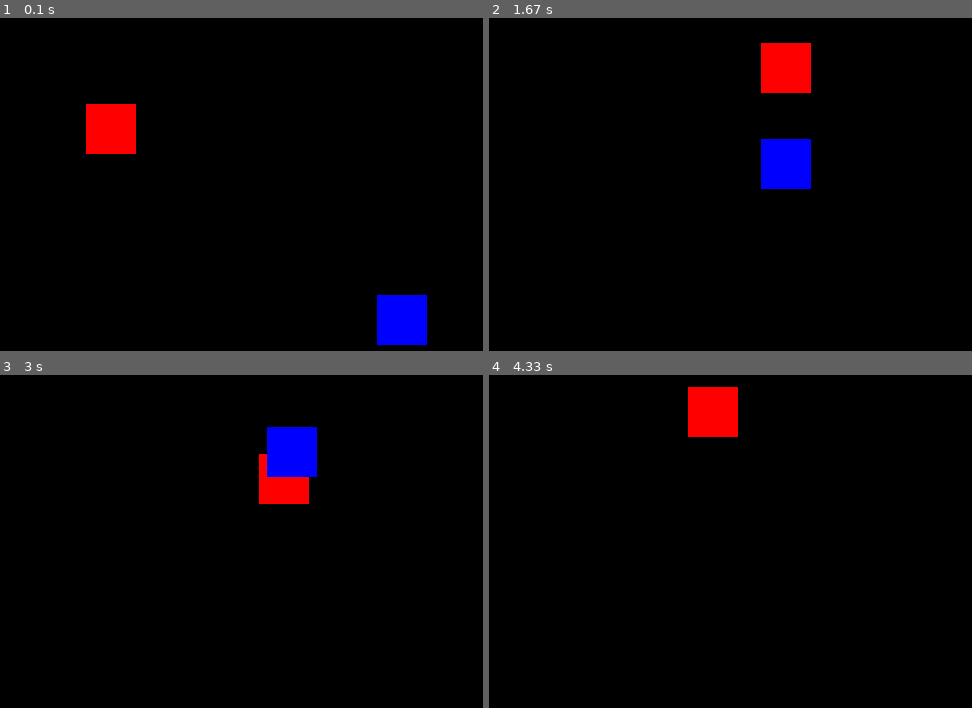
Above: before the commit, frames 1-4 (two rows, left to right).
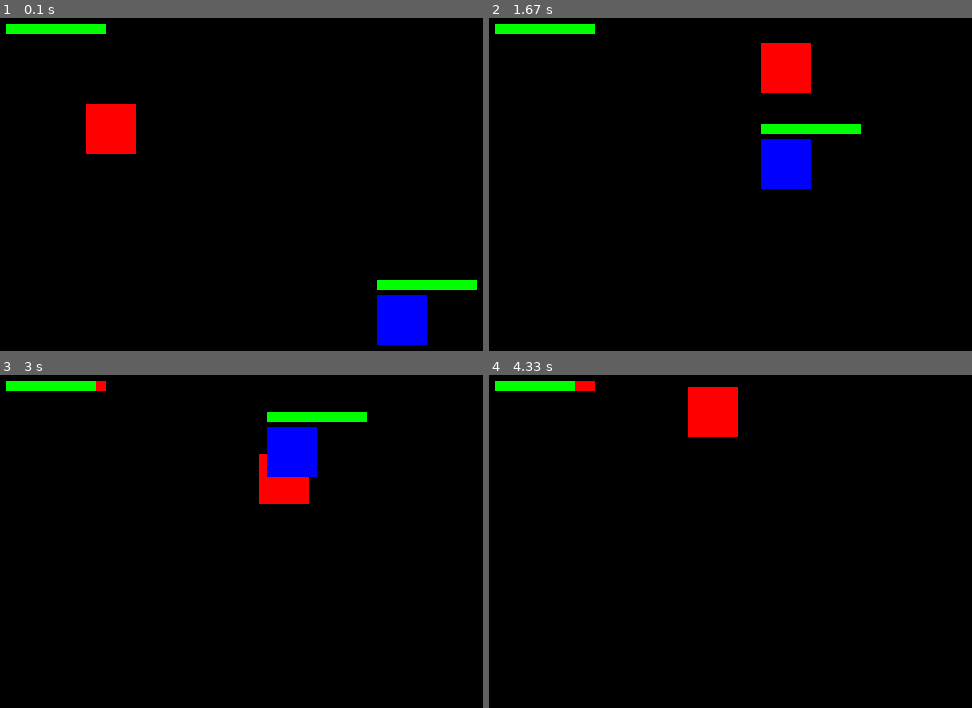
Above: after the commit, the same moments.

Repository: ludovic-laloux/rpg-project
Game: pygame game, started from pygame-rpg/main.py
Two runs of this game, one before a commit and one after it. Both use one fixed random seed, a clock stepped at 60 frames per second and the inputs below.
Inputs:
- Up to frame 1 (0.1 s): no input
- Up to frame 2 (1.67 s): hold Space 0.33-0.8 s; hold Right 0.33-0.8 s; hold Right 0.83-1.3 s; hold Up 1.33-1.63 s
- Up to frame 3 (3 s): hold Right 1.67-2.13 s; hold Left 2.17-2.7 s; hold Down from 2.73 s (still down)
- Up to frame 4 (4.33 s): release Down at 3.03 s; tap Space at 3.07, 3.47, 3.77, 3.9, 4.3 s; hold Left 3.4-3.8 s; hold Up 3.83-4.2 s; hold Right from 4.23 s (still down)

The runs differ from the first frame. In frame 1, 1.2% of the frame differs, in the area x 1-99%, y 1-82%; in frame 2, 1.2%; in frame 3, 1.2%; in frame 4, 0.6%.

Commit message:
Add enemy combat system with health, cooldown, and damage handling

Diff:
--- a/pygame-rpg/main.py
+++ b/pygame-rpg/main.py
@@ -4,6 +4,7 @@
 # CONSTANTS
 SCREEN_WIDTH = 800
 SCREEN_HEIGHT = 600
+ENEMY_HEALTH_BAR_OFFSET = 15
 
 # SETUP
 pygame.init()
@@ -15,6 +16,16 @@
 # UTILITY
 def distance(a, b):
     return math.sqrt((a.x - b.x) ** 2 + (a.y - b.y) ** 2)
+
+def draw_health_bar(screen, x, y, current, maximum, width=100, height=10):
+    ratio = max(0, min(current / maximum, 1))
+
+    # background (red)
+    pygame.draw.rect(screen, (255, 0, 0), (x, y, width, height))
+
+    # foreground (green)
+    pygame.draw.rect(screen, (0, 255, 0), (x, y, width * ratio, height))
+
 # ---------------- PLAYER CLASS ----------------
 class Player:
     def __init__(self):
@@ -24,6 +35,7 @@
         self.size = 50
         self.attack_range = 60
         self.health = 10
+        self.max_health = 10
 
     def move(self, dt):
         keys = pygame.key.get_pressed()
@@ -45,8 +57,7 @@
         dist = distance(self, enemy)
 
         if dist < self.attack_range:
-            enemy.health = max(0, enemy.health - 1)
-            print("Hit enemy! HP:", enemy.health)
+            enemy.take_damage(1)
 
         else:
             print("Too far!")
@@ -61,34 +72,56 @@
         self.x = 400
         self.y = 300
         self.size = 50
+        self.max_health = 3
         self.health = 3
         self.speed = 100
         self.attack_range = 40
+        self.attack_cooldown = 1.0   # seconds
+        self.attack_timer = 0
+        self.alive = True
 
     def follow(self, player, dt):
-        if self.health > 0:
-            if player.x < self.x:
-                self.x -= self.speed * dt
-            if player.x > self.x:
-                self.x += self.speed * dt
-            if player.y < self.y:
+        if not self.alive:
+            return
+
+        if player.x < self.x:
+            self.x -= self.speed * dt
+        if player.x > self.x:
+            self.x += self.speed * dt
+        if player.y < self.y:
                 self.y -= self.speed * dt
-            if player.y > self.y:
+        if player.y > self.y:
                 self.y += self.speed * dt
 
     def attack(self, player, dt): # Enemy damages player
-        if self.health <= 0:
+        if not self.alive:
             return
+
+        self.attack_timer -= dt
 
         dist = distance(self, player)
 
-        if dist < self.attack_range:
-            player.health -= 3 * dt
+        if dist < self.attack_range and self.attack_timer <= 0:
+            player.health -= 1
+            print("Player hit! HP:", player.health)
+
+            self.attack_timer = self.attack_cooldown
 
     def draw(self, screen):
-        if self.health > 0:
+        if self.alive:
             pygame.draw.rect(screen, (0, 0, 255), (self.x, self.y, self.size, self.size))
 
+    def take_damage(self, amount):
+        if not self.alive:
+            return
+
+        self.health = max(0, self.health - amount)
+
+        print("Hit enemy! HP:", self.health)
+
+        if self.health <= 0:
+            self.health = 0
+            self.alive = False
 
 # ---------------- SETUP ----------------
 player = Player()
@@ -106,7 +139,7 @@
             running = False
 
         if event.type == pygame.KEYDOWN:
-            if event.key == pygame.K_SPACE and enemy.health > 0:
+            if event.key == pygame.K_SPACE:
                 player.attack(enemy)
 
     # UPDATE
@@ -123,7 +156,17 @@
     screen.fill((0, 0, 0))
 
     player.draw(screen)
+    draw_health_bar(screen, 20, 20, player.health, player.max_health)
+
     enemy.draw(screen)
+    if enemy.alive:
+        draw_health_bar(
+            screen,
+            enemy.x,
+            enemy.y - ENEMY_HEALTH_BAR_OFFSET,
+            enemy.health,
+            enemy.max_health
+            )
 
     pygame.display.flip()
 
